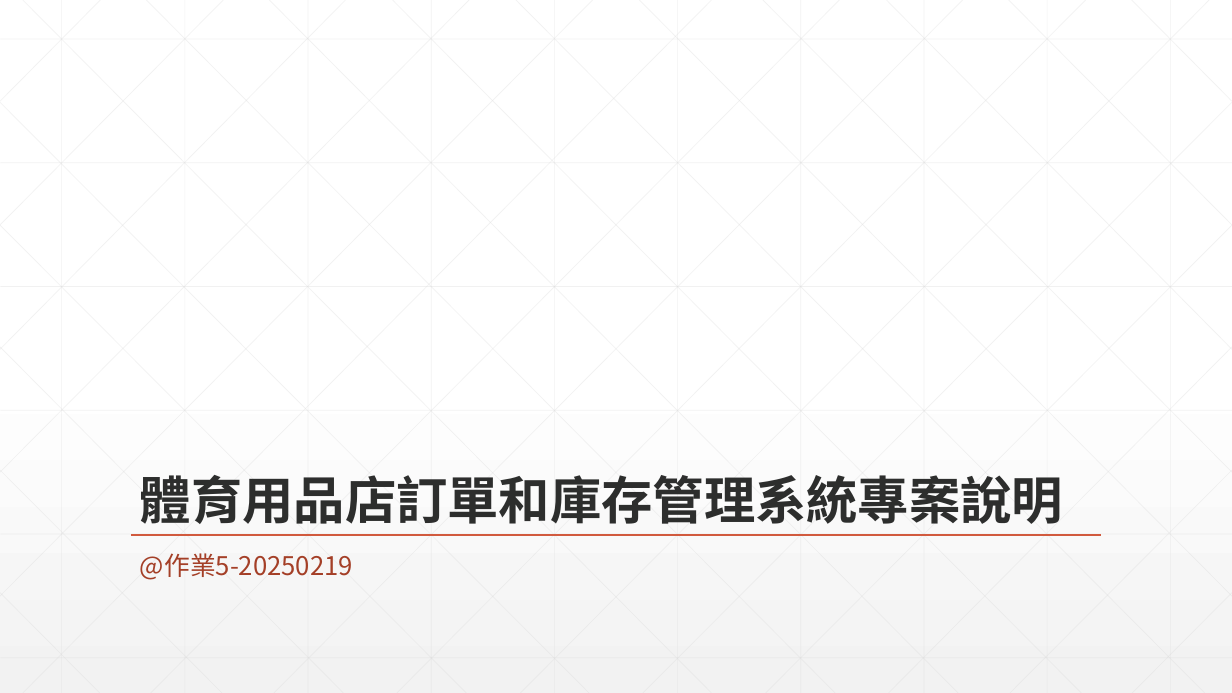
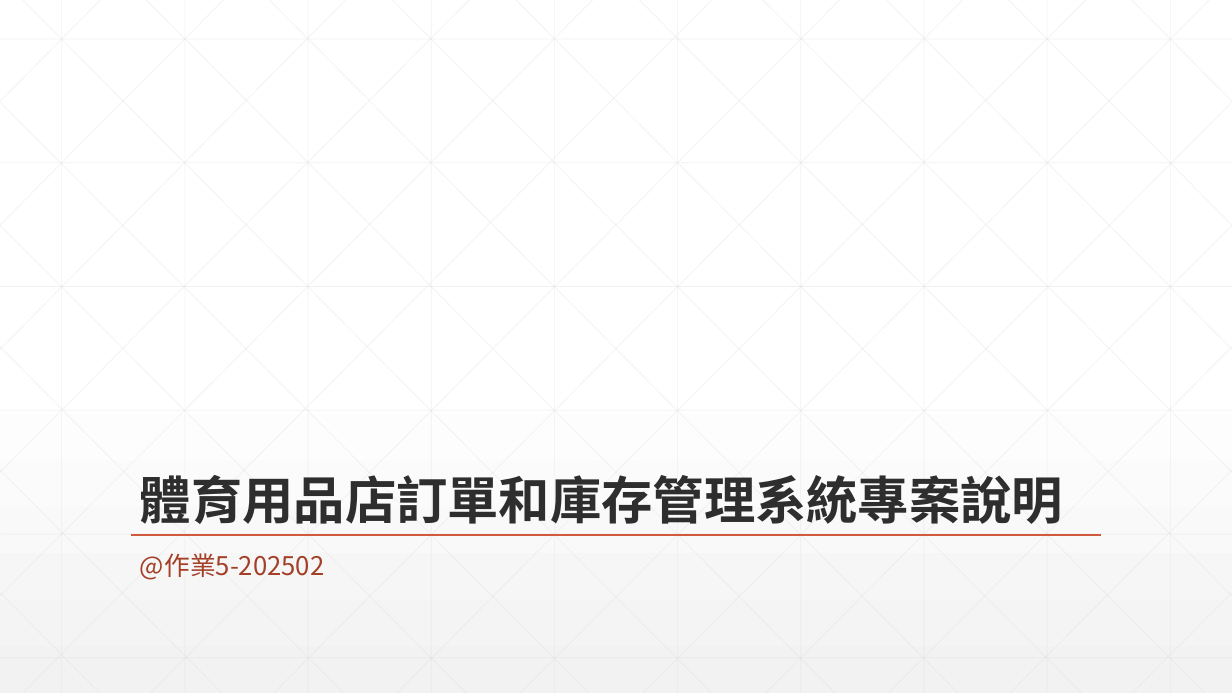
Before and after one commit to guyverfax/SportProject, a slide deck: slide 1 of 作業5-體育用品店訂單和庫存管理系統.pptx. Drawn at 1232x693 pixels with LibreOffice and Linux fonts; fonts in the diff are those of the drawing. Boxes give left, top, right and bottom in pixels: in the first picture for what was removed or moved away, otherwise in the second. Text is boxed around its words. In the diff, an @@ line names an element or a change of style, - is before the commit and + after.

```diff
--- a/作業5-體育用品店訂單和庫存管理系統.pptx
+++ b/作業5-體育用品店訂單和庫存管理系統.pptx
@@ subtitle at (x1=140, y1=553, x2=325, y2=580): text changed @@
-@作業5-20250219
+@作業5-202502
```
Also in this commit, not shown: 9 other slides changed, 27 slides added, 2 slides removed.
